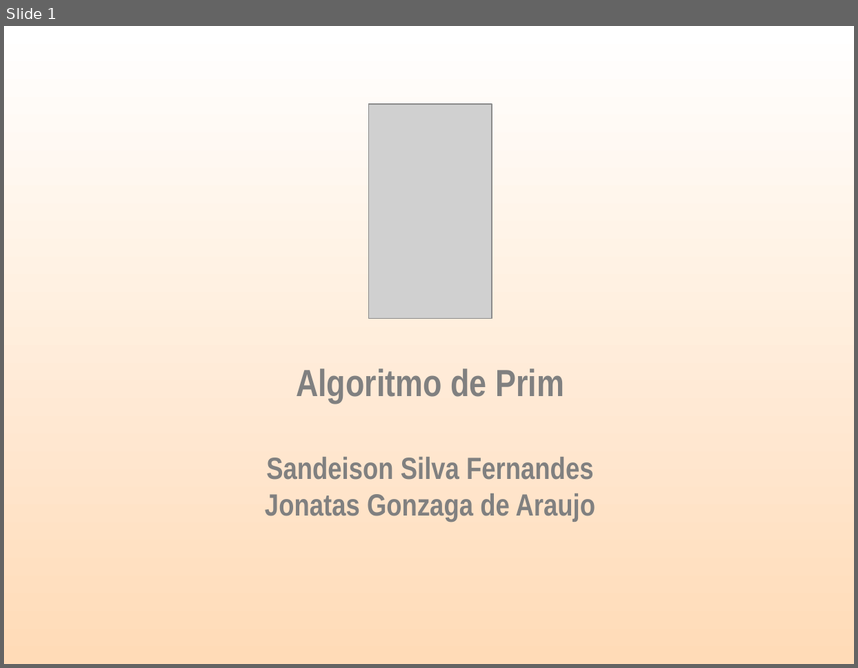
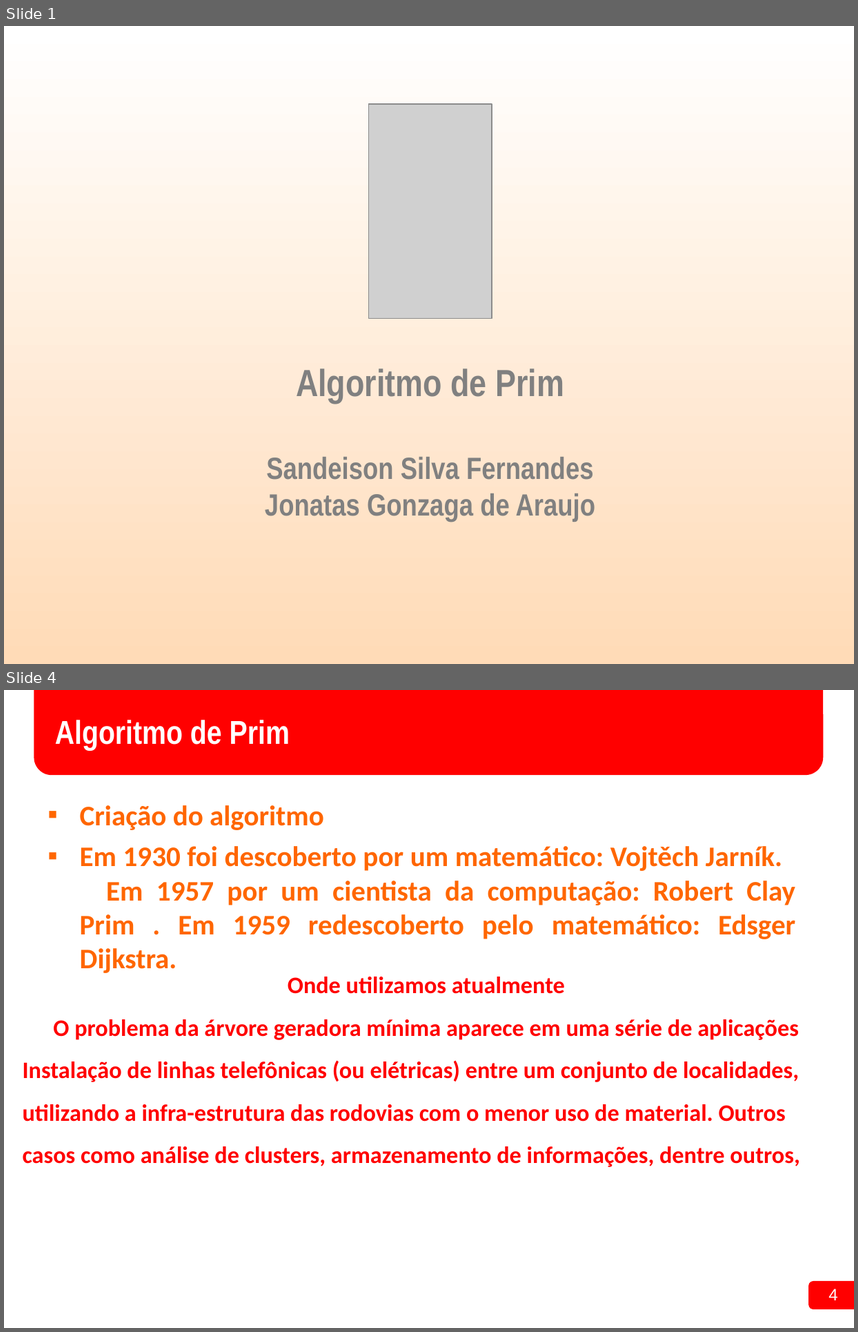
Before and after one commit to SANDEISON/Projeto_Estrutura_de_Dados_2016.1, a slide deck: 01 - Seminario/Seminário Algoritmo de Prim.ppt. Shown one above the other, each under a label of ours: slide 1 before the commit, slides 1 and 4 after it; the slides between them are not shown. The pictures are 858x668 and 858x1332 pixels, drawn with LibreOffice and Linux fonts; fonts in the diff are those of the drawing; grey boxes stand for pictures; background and template pictures are left out. Boxes give left, top, right and bottom in pixels: in the first picture for what was removed or moved away, otherwise in the second. Text is boxed around its words. In the diff, an @@ line names an element or a change of style, - is before the commit and + after.

```diff
--- a/01 - Seminario/Seminário Algoritmo de Prim.ppt
+++ b/01 - Seminario/Seminário Algoritmo de Prim.ppt
@@ slide 4 added at <box>4,690,854,1328</box>, background #FFFFFF @@
@@ rounded rectangle added at <box>34,690,822,775</box>, fill #FF0000 @@
@@ title added at <box>55,720,290,751</box>, 28 pt, text #FFFFFF, bold @@
+Algoritmo de Prim
@@ text added at <box>80,805,795,973</box>, 24 pt, text #FF6600, bold @@
+▪ Criação do algoritmo
+▪ Em 1930 foi descoberto por um matemático: Vojtěch Jarník. Em 1957 por um cientista da computação: Robert Clay Prim . Em 1959 redescoberto pelo matemático: Edsger Dijkstra.
@@ text added at <box>23,976,800,1167</box>, 20 pt, text #FF0000, bold @@
+Onde utilizamos atualmente
+O problema da árvore geradora mínima aparece em uma série de aplicações
+Instalação de linhas telefônicas (ou elétricas) entre um conjunto de localidades, utilizando a infra-estrutura das rodovias com o menor uso de material. Outros casos como análise de clusters, armazenamento de informações, dentre outros,
@@ rounded rectangle added at <box>809,1281,854,1309</box>, fill #FF0000 @@
@@ page number added at <box>829,1288,838,1300</box>, 14 pt, text #FFFFFF @@
+4
```
Also in this commit, not shown: 12 other slides added, 7 slides removed, 39 other files.
